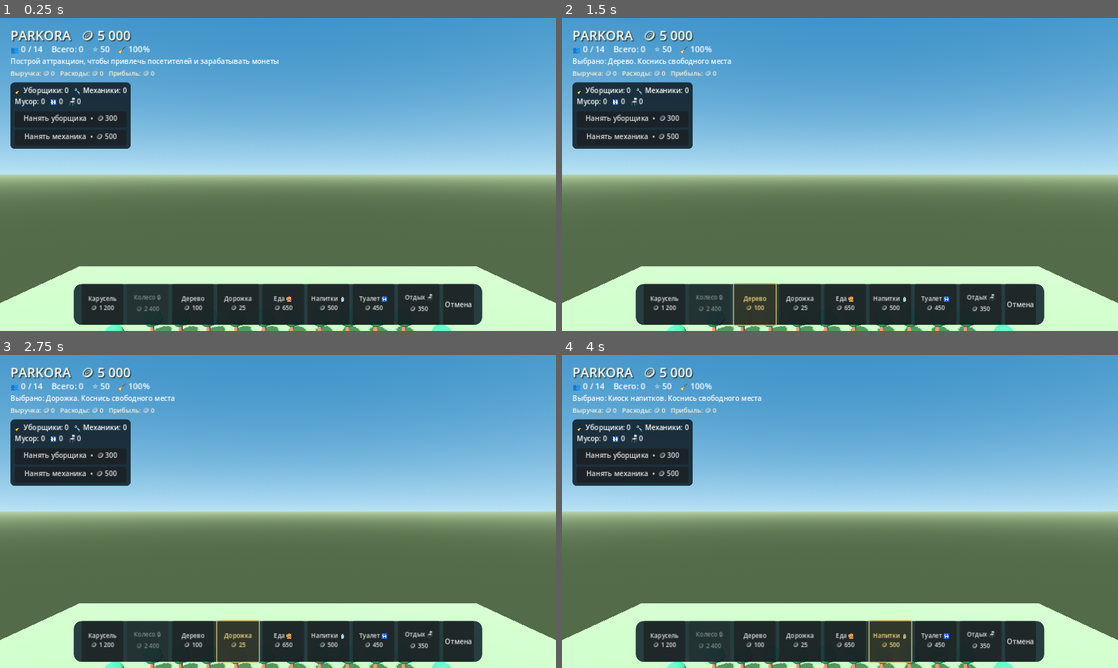
Above: before the commit, frames 1-4 (two rows, left to right).
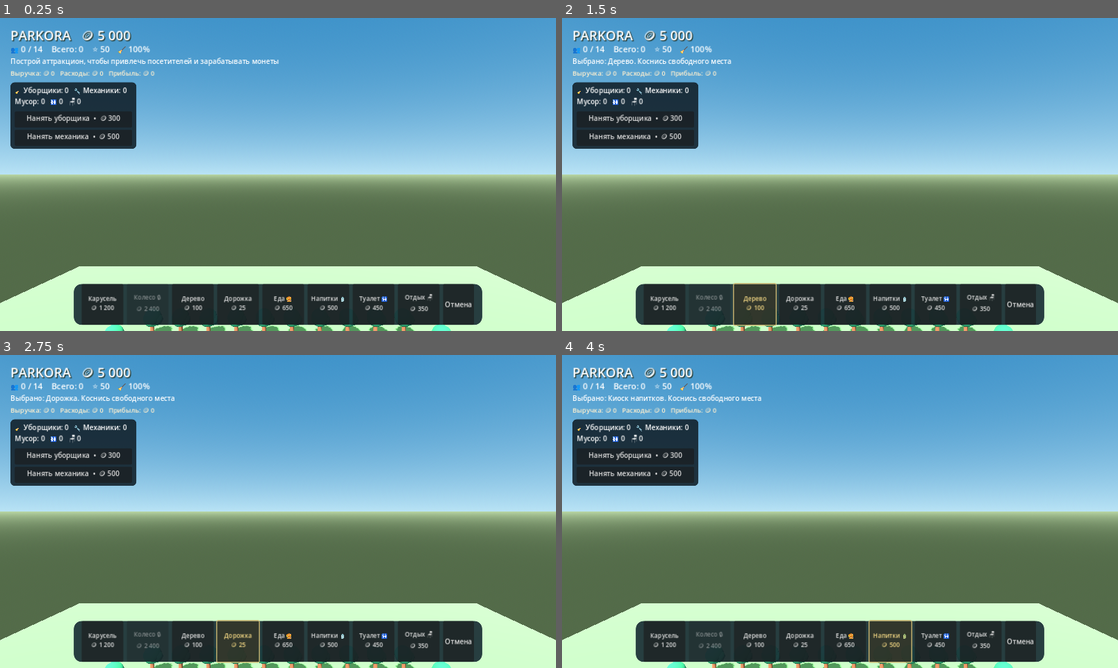
Above: after the commit, the same moments.

Repository: uchihabaha05-del/PARKORA
Game: Godot game, scene res://scenes/main.tscn
Same seed, same stepped clock (60 frames per second), same inputs: the game is played once before the commit and once after it.
Inputs:
- Up to frame 1 (0.25 s): no input
- Up to frame 2 (1.5 s): click "Карусель 🪙 1 200" at 0.5 s; click "Дерево 🪙 100" at 1.25 s
- Up to frame 3 (2.75 s): click "Дорожка 🪙 25" at 2 s
- Up to frame 4 (4 s): click "Еда 🍔 🪙 650" at 2.75 s; click "Напитки 🥤 🪙 500" at 3.5 s

The runs differ from the first frame. In frame 1, 0.6% of the frame differs, in the area x 4-25%, y 20-42%; in frame 2, 0.6%; in frame 3, 0.6%; in frame 4, 0.6%.

Commit message:
Adjust staff management panel for two hiring controls

Diff:
--- a/scripts/main.gd
+++ b/scripts/main.gd
@@ -258,7 +258,7 @@
 func _create_staff_panel(root: Control) -> void:
 	var panel := PanelContainer.new()
 	panel.position = Vector2(24, 148)
-	panel.custom_minimum_size = Vector2(270, 126)
+	panel.custom_minimum_size = Vector2(290, 146)
 	var style := StyleBoxFlat.new()
 	style.bg_color = Color(0.07, 0.13, 0.17, 0.9)
 	style.set_corner_radius_all(10)
